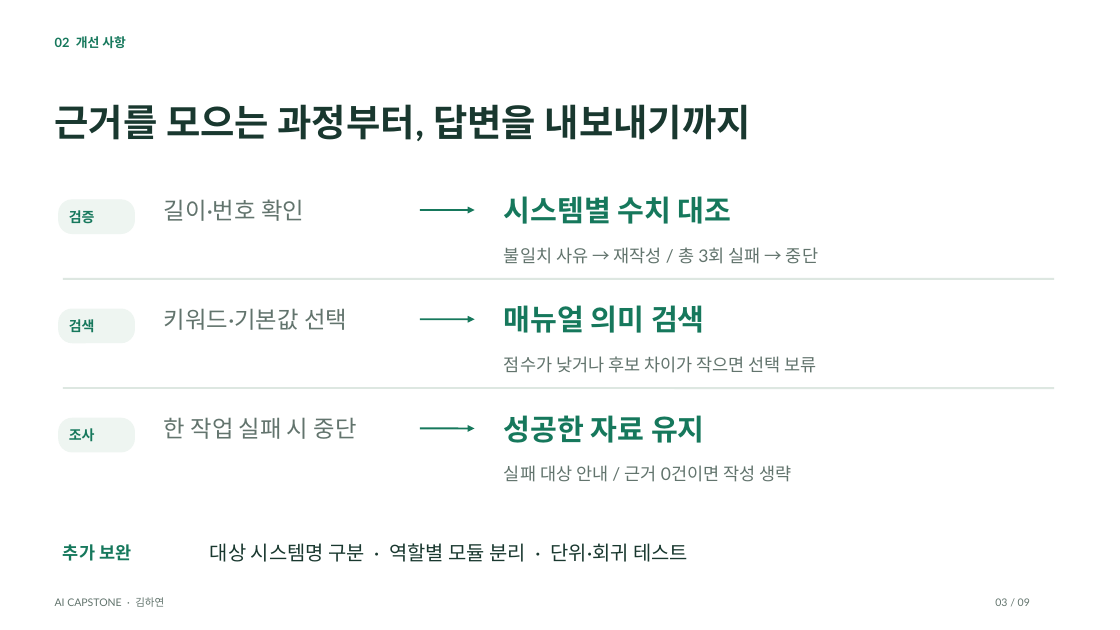
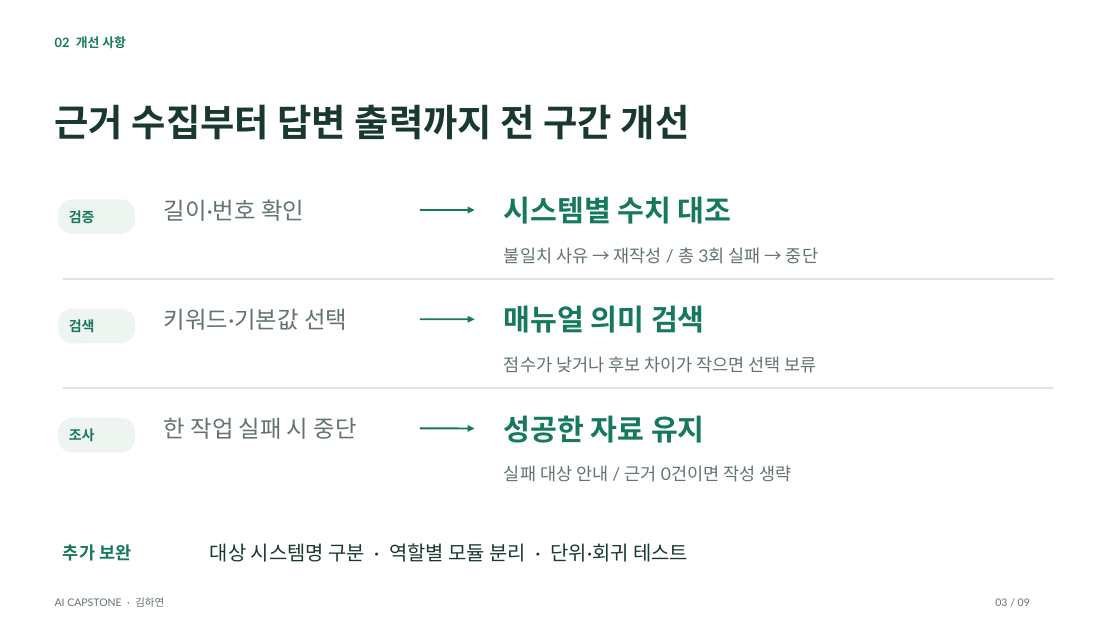
Before and after one commit to gkyeon/ai-capstone-gkyeon, a slide deck: slide 3 of submission/AI_Capstone_발표.pptx. Drawn at 1120x630 pixels with LibreOffice and Linux fonts; fonts in the diff are those of the drawing. Boxes give left, top, right and bottom in pixels: in the first picture for what was removed or moved away, otherwise in the second. Text is boxed around its words. In the diff, an @@ line names an element or a change of style, - is before the commit and + after.

```diff
--- a/submission/AI_Capstone_발표.pptx
+++ b/submission/AI_Capstone_발표.pptx
@@ text at bbox=[55, 104, 690, 140]: text changed @@
-근거를 모으는 과정부터, 답변을 내보내기까지
+근거 수집부터 답변 출력까지 전 구간 개선
```
Also in this commit, not shown: 7 other slides changed, 1 other file.
